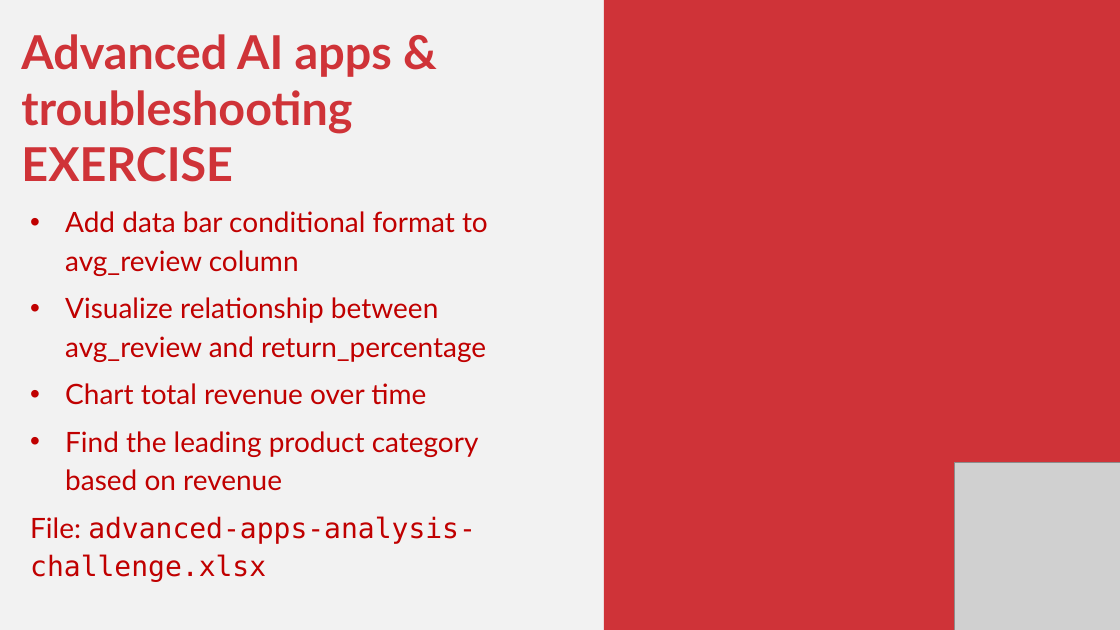
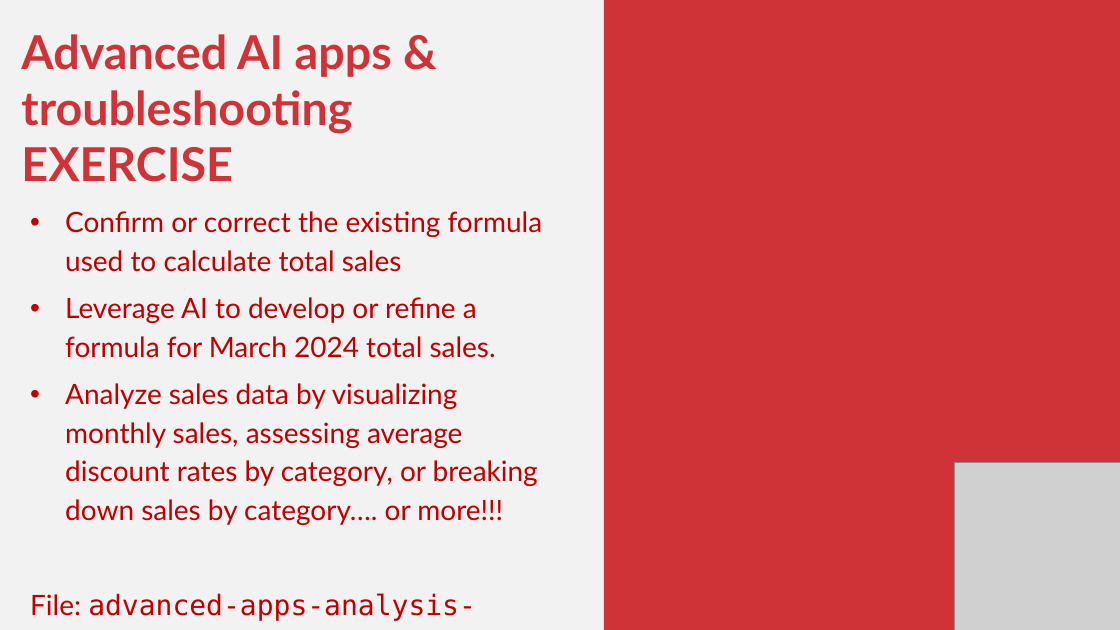
Before and after one commit to stringfestdata/enhancing-excel-free-generative-ai-tools, a slide deck: slide 25 of enhancing-excel-free-generative-ai.pptx (slide 17 before the commit). Drawn at 1120x630 pixels with LibreOffice and Linux fonts; fonts in the diff are those of the drawing; grey boxes stand for pictures. Boxes give left, top, right and bottom in pixels: in the first picture for what was removed or moved away, otherwise in the second. Text is boxed around its words. In the diff, an @@ line names an element or a change of style, - is before the commit and + after.

```diff
--- a/enhancing-excel-free-generative-ai.pptx
+++ b/enhancing-excel-free-generative-ai.pptx
@@ text at <box>65,211,543,525</box>: text changed @@
-• Add data bar conditional format to avg_review column
-• Visualize relationship between avg_review and return_percentage
-• Chart total revenue over time
-• Find the leading product category based on revenue
+• Confirm or correct the existing formula used to calculate total sales
+• Leverage AI to develop or refine a formula for March 2024 total sales.
+• Analyze sales data by visualizing monthly sales, assessing average discount rates by category, or breaking down sales by category…. or more!!!
```
Also in this commit, not shown: 2 other slides changed, 10 slides added, 2 slides removed, 1 other file.
